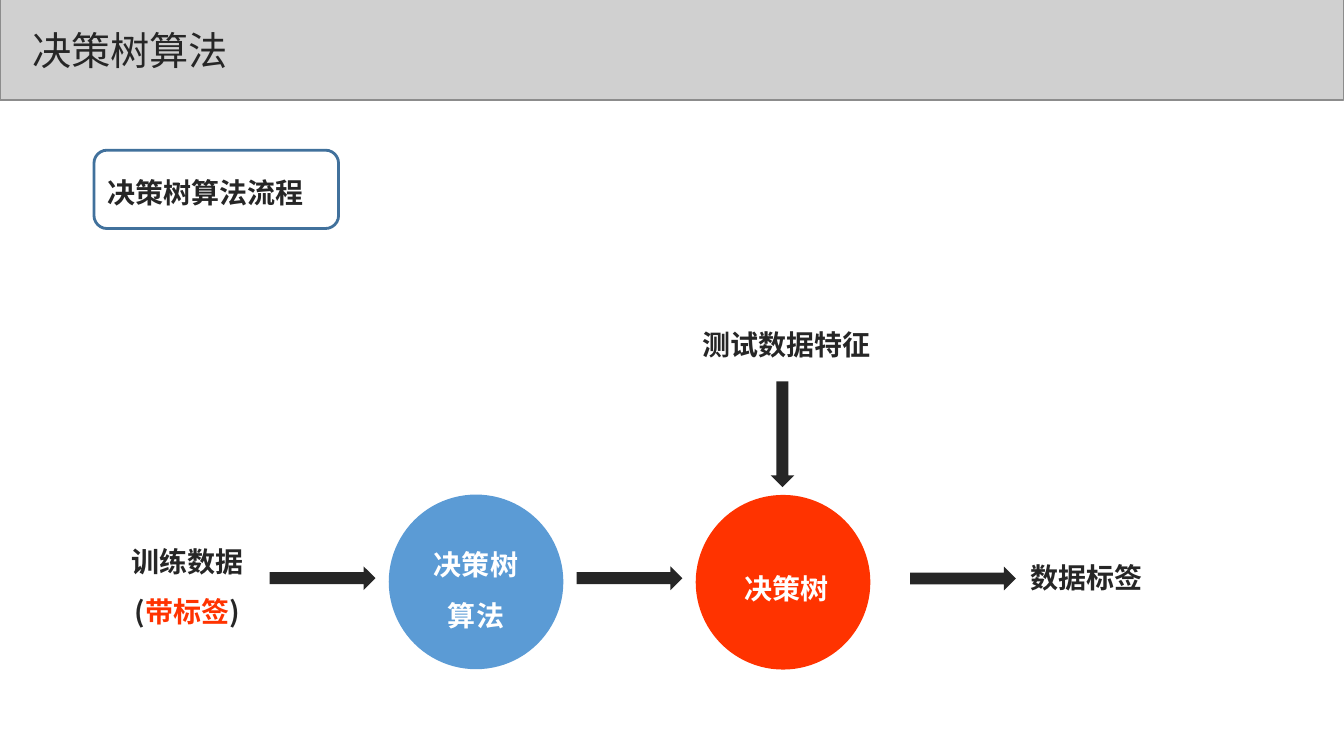
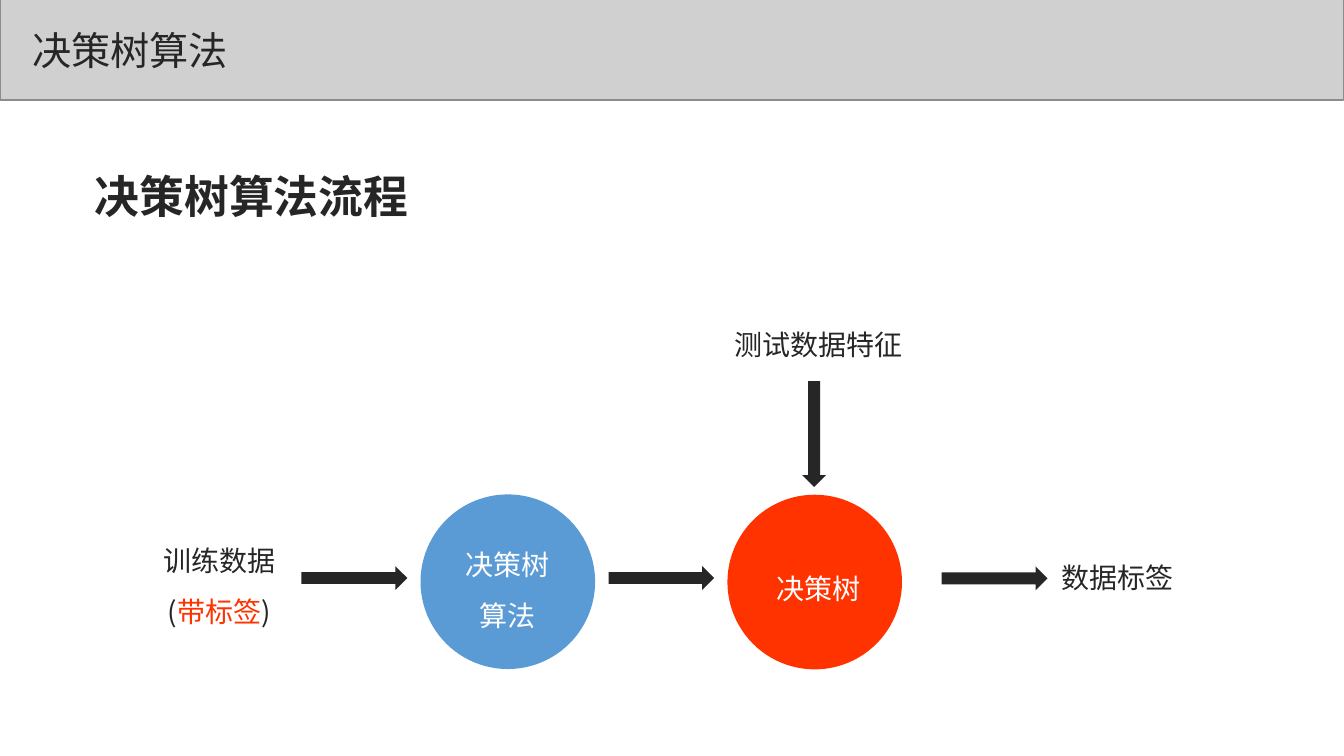
Before and after one commit to congcongshang/StudyNoteBook, a slide deck: slide 10 of 数学/机器学习.ppt. Drawn at 1344x756 pixels with LibreOffice and Linux fonts; fonts in the diff are those of the drawing; grey boxes stand for pictures. Boxes give left, top, right and bottom in pixels: in the first picture for what was removed or moved away, otherwise in the second. Text is boxed around its words. In the diff, an @@ line names an element or a change of style, - is before the commit and + after.

```diff
--- a/数学/机器学习.ppt
+++ b/数学/机器学习.ppt
@@ text "决策树算法流程": place and size @@
-text "决策树算法流程" at [94,150,339,229]
+text "决策树算法流程" at [95,174,409,217]
@@ text "决策树算法流程" at [95,174,409,217]: size 20 to 32 pt; line spacing 1.5 to 1; outline #41719C 2.01 pt to none @@
@@ right arrow at [801,381,826,487]: proportions changed @@
@@ 4 texts, 3 right arrows, 2 ellipses: place and size @@
-4 texts, 3 right arrows, 2 ellipses at [132,331,1142,669]
+4 texts, 3 right arrows, 2 ellipses at [163,331,1174,669]
@@ bold off in 5 elements at [466,551,550,628], [734,331,902,358], [163,547,275,628], [777,575,861,602], [1062,564,1174,591] @@
@@ right arrow: place and size @@
-right arrow at [576,566,682,590]
+right arrow at [609,566,714,590]
@@ right arrow at [609,566,714,590]: proportions changed @@
@@ text "决策树": place and size @@
-text "决策树" at [745,575,829,602]
+text "决策树" at [777,575,861,602]
```
Also in this commit, not shown: 8 other slides changed, 1 other file.
